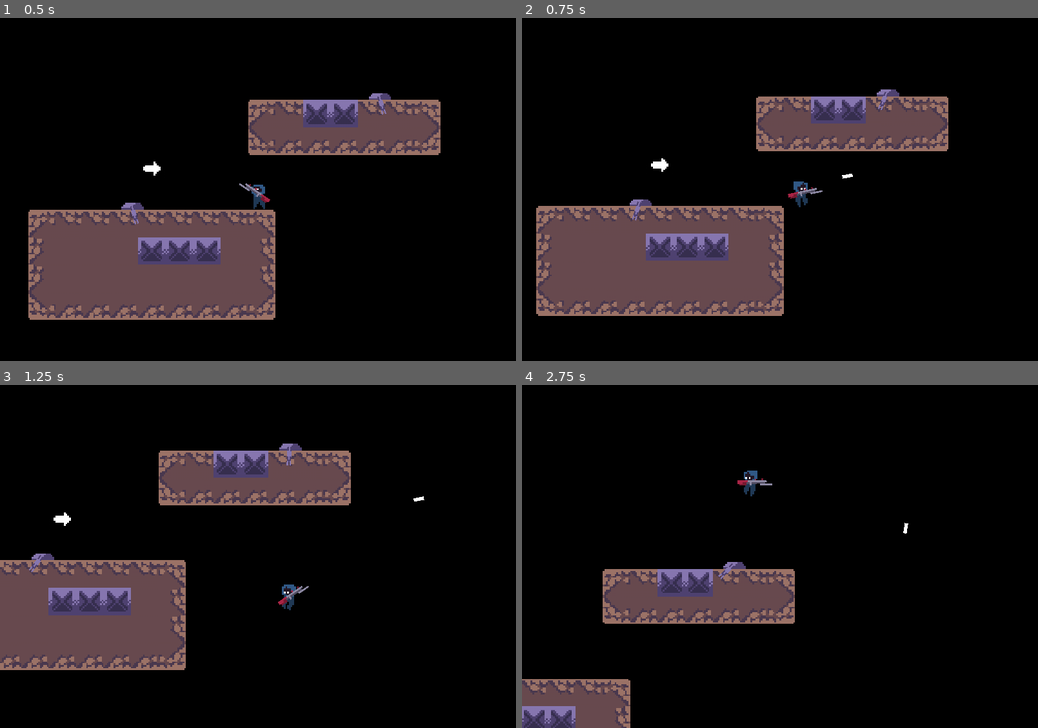
Above: before the commit, frames 1-4 (two rows, left to right).
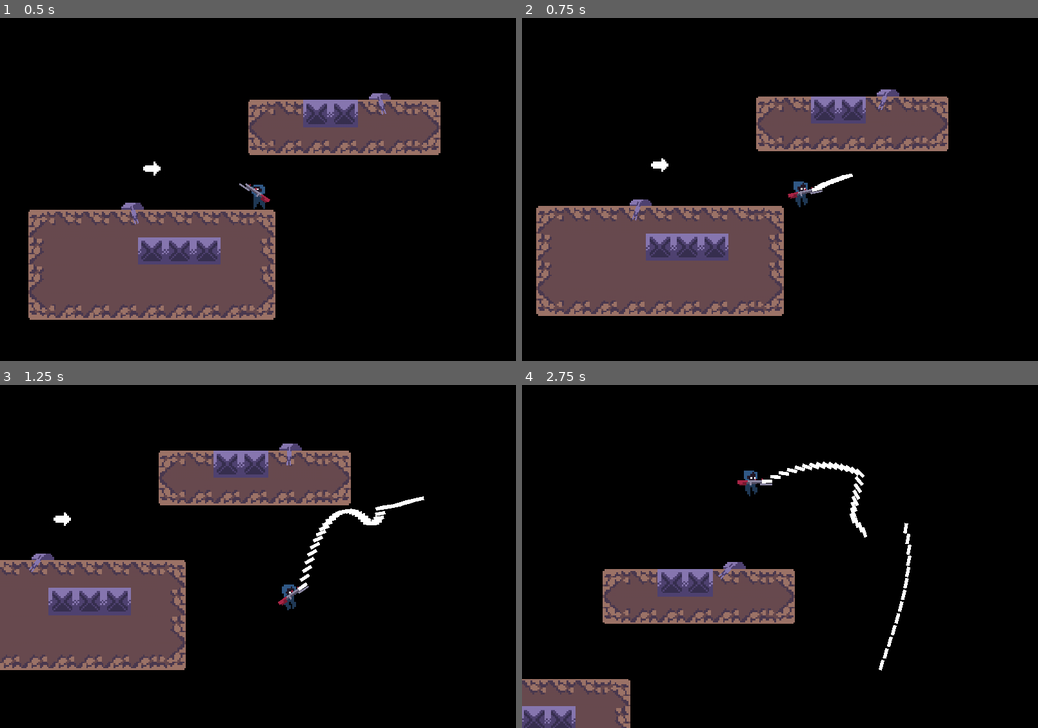
Above: after the commit, the same moments.

Repository: Wiper-GameDev/Aeroblaster
Game: Godot game, scene res://src/Game/Game.tscn
Two runs of this game, one before a commit and one after it. Both use one fixed random seed, a clock stepped at 60 frames per second and the inputs below.
Inputs (mouse positions are in pixels of both pictures, inside the frame that each line leads up to):
- Up to frame 1 (0.5 s): no input
- Up to frame 2 (0.75 s): move the mouse to (893, 172) at 0.52 s; press the mouse at (893, 172) at 0.53 s; hold Right (move_right) from 0.53 s (still down)
- Up to frame 3 (1.25 s): keep holding Right (move_right); tap W (jump) at 0.77 s
- Up to frame 4 (2.75 s): move the mouse to (676, 573) at 1.27 s; release the mouse at (676, 573) at 1.28 s; click (676, 573) at 1.35 s; tap W (jump) at 1.52 s; move the mouse to (831, 481) at 2.02 s; release Right (move_right) at 2.03 s; press the mouse at (831, 481) at 2.03 s; hold Left (move_left) from 2.03 s (still down)

Frame 1 is identical in both runs. In frame 2, less than 0.1% of the frame differs, in the area x 56-64%, y 45-51%; in frame 3, 0.6%; in frame 4, 0.8%, in the area x 43-76%, y 22-84%.

Commit message:
More Work

Diff:
--- a/src/Entities/Player/Gun/Bullet/Bullet.gd
+++ b/src/Entities/Player/Gun/Bullet/Bullet.gd
@@ -4,3 +4,9 @@
 
 func _process(delta: float) -> void:
 	position += Vector2(1, 0).rotated(deg2rad(rotation_degrees)) * BULLET_SPEED * delta
+
+
+
+
+func _on_VisibilityNotifier2D_screen_exited() -> void:
+	queue_free()
--- a/src/Entities/Player/Gun/Bullet/Bullet.tscn
+++ b/src/Entities/Player/Gun/Bullet/Bullet.tscn
@@ -19,3 +19,9 @@
 
 [node name="CollisionShape2D" type="CollisionShape2D" parent="."]
 shape = SubResource( 1 )
+
+[node name="VisibilityNotifier2D" type="VisibilityNotifier2D" parent="."]
+position = Vector2( -1, 0 )
+scale = Vector2( 1.4, 1 )
+
+[connection signal="screen_exited" from="VisibilityNotifier2D" to="." method="_on_VisibilityNotifier2D_screen_exited"]
--- a/src/Entities/Player/Gun/Gun.gd
+++ b/src/Entities/Player/Gun/Gun.gd
@@ -12,8 +12,8 @@
 ) -> float:
 	var rot = atan2(pos_1.y - pos_2.y, pos_1.x -  pos_2.x) * 180 / PI
 
-	#if rot < 0:
-	#	rot += 360
+	if rot < 0:
+		rot += 360
 
 	return rot
 
@@ -26,7 +26,7 @@
 	$Area2D/Sprite.flip_v = global_position.x > get_global_mouse_position().x
 
 	# Handling Events
-	if Input.is_action_just_pressed("shot"):
+	if Input.is_action_pressed("shot"):
 		shot()
 
 
@@ -34,8 +34,8 @@
 	if not can_shot:
 		return
 
-	can_shot = false
-	$ShotTimer.start()
+	#can_shot = false
+	#$ShotTimer.start()
 	var bullet = BULLET.instance()
 	get_tree().get_root().add_child( bullet)
 	var angle := calculate_rotation_degrees($Area2D/GunPosition2.global_position, $Area2D/GunPosition.global_position)
--- a/src/Entities/Player/Player.gd
+++ b/src/Entities/Player/Player.gd
@@ -65,7 +65,7 @@
 	Set sprite flip according to direction
 	"""
 	# $AnimatedSprite.flip_h = $AnimatedSprite.flip_h if direction.x == 0 else direction.x < 0
-	$AnimatedSprite.flip_h = get_viewport().get_mouse_position().x < global_position.x
+	$AnimatedSprite.flip_h = get_global_mouse_position().x < global_position.x
 
 
 func set_animation(anim: String, backwards: bool = false) -> void:
--- a/src/Entities/Turret/Turret.gd
+++ b/src/Entities/Turret/Turret.gd
@@ -51,7 +51,7 @@
 
 func shot() -> void:
 	var bullet = BULLET.instance()
-	add_child(bullet)
+	get_tree().get_root().add_child(bullet)
 	var angle := calculate_rotation_degrees($Barrel/BarrelPosition2.global_position, $Barrel/BarrelPosition.global_position)
 	bullet.global_position = $Barrel/BarrelPosition.global_position
 	bullet.rotation_degrees = angle
--- a/src/Entities/Turret/Turret.tscn
+++ b/src/Entities/Turret/Turret.tscn
@@ -8,6 +8,8 @@
 extents = Vector2( 21, 7 )
 
 [node name="Turret" type="Area2D"]
+monitoring = false
+monitorable = false
 script = ExtResource( 3 )
 
 [node name="Sprite" type="Sprite" parent="."]
--- a/src/Entities/Turret/TurretBullet/TurretBullet.gd
+++ b/src/Entities/Turret/TurretBullet/TurretBullet.gd
@@ -4,3 +4,7 @@
 
 func _process(delta: float) -> void:
 	position += Vector2(1, 0).rotated(deg2rad(rotation_degrees)) * BULLET_SPEED * delta
+
+
+func _on_VisibilityNotifier2D_screen_exited() -> void:
+	queue_free()
--- a/src/Entities/Turret/TurretBullet/TurretBullet.tscn
+++ b/src/Entities/Turret/TurretBullet/TurretBullet.tscn
@@ -24,3 +24,9 @@
 
 [node name="CollisionShape2D" type="CollisionShape2D" parent="."]
 shape = SubResource( 1 )
+
+[node name="VisibilityNotifier2D" type="VisibilityNotifier2D" parent="."]
+position = Vector2( 0.5, -2.29749e-07 )
+scale = Vector2( 1.55, 0.7 )
+
+[connection signal="screen_exited" from="VisibilityNotifier2D" to="." method="_on_VisibilityNotifier2D_screen_exited"]
